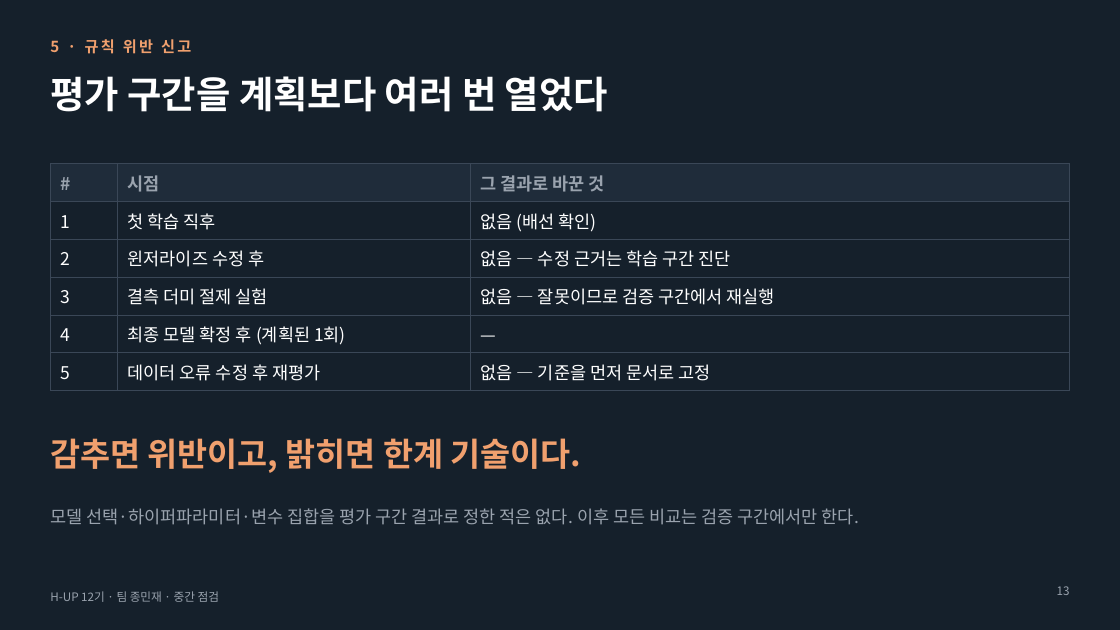
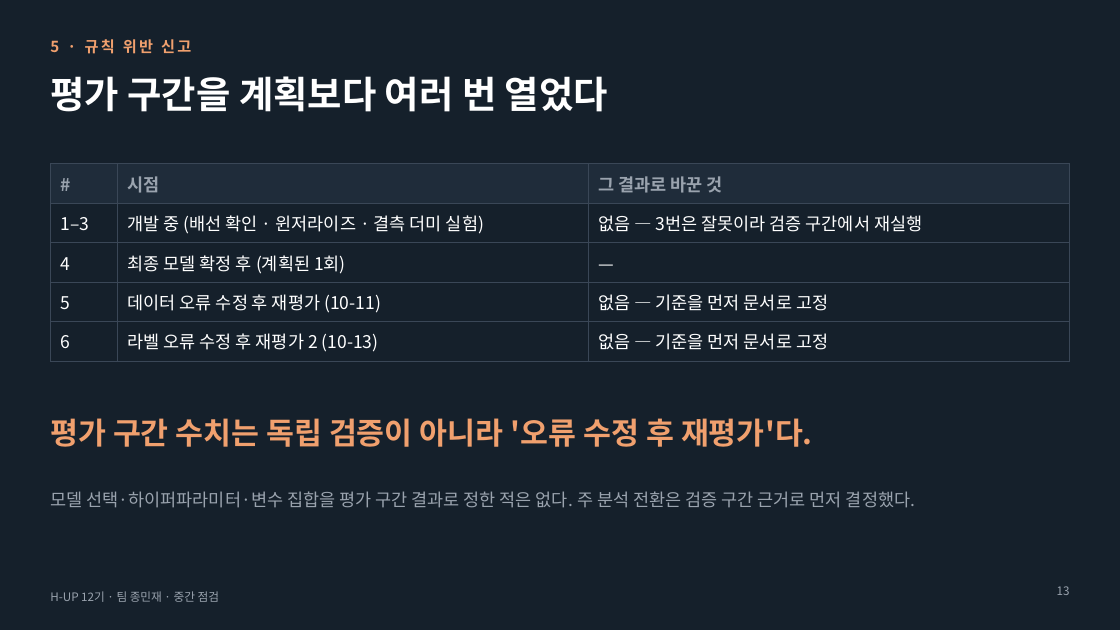
Before and after one commit to ejongmin/h-up-xai-project, a slide deck: slide 13 of 발표/중간점검_보고회.pptx. Drawn at 1120x630 pixels with LibreOffice and Linux fonts; fonts in the diff are those of the drawing. Boxes give left, top, right and bottom in pixels: in the first picture for what was removed or moved away, otherwise in the second. Text is boxed around its words. In the diff, an @@ line names an element or a change of style, - is before the commit and + after.

```diff
--- a/발표/중간점검_보고회.pptx
+++ b/발표/중간점검_보고회.pptx
@@ table at (50, 164, 1070, 356) @@
-row 2: 1 | 첫 학습 직후 | 없음 (배선 확인)
-row 3: 2 | 윈저라이즈 수정 후 | 없음 — 수정 근거는 학습 구간 진단
-row 4: 3 | 결측 더미 절제 실험 | 없음 — 잘못이므로 검증 구간에서 재실행
+row 2: 1–3 | 개발 중 (배선 확인 · 윈저라이즈 · 결측 더미 실험) | 없음 — 3번은 잘못이라 검증 구간에서 재실행
-row 6: 5 | 데이터 오류 수정 후 재평가 | 없음 — 기준을 먼저 문서로 고정
+row 4: 5 | 데이터 오류 수정 후 재평가 (10-11) | 없음 — 기준을 먼저 문서로 고정
+row 5: 6 | 라벨 오류 수정 후 재평가 2 (10-13) | 없음 — 기준을 먼저 문서로 고정
@@ text at (50, 418, 813, 447): text changed; size 28 to 26 pt @@
-감추면 위반이고, 밝히면 한계 기술이다.
+평가 구간 수치는 독립 검증이 아니라 '오류 수정 후 재평가'다.
@@ text at (50, 491, 915, 508): text changed @@
-모델 선택·하이퍼파라미터·변수 집합을 평가 구간 결과로 정한 적은 없다. 이후 모든 비교는 검증 구간에서만 한다.
+모델 선택·하이퍼파라미터·변수 집합을 평가 구간 결과로 정한 적은 없다. 주 분석 전환은 검증 구간 근거로 먼저 결정했다.
```
Also in this commit, not shown: 11 other slides changed, 1 slide added, 1 slide removed, 4 other files.
